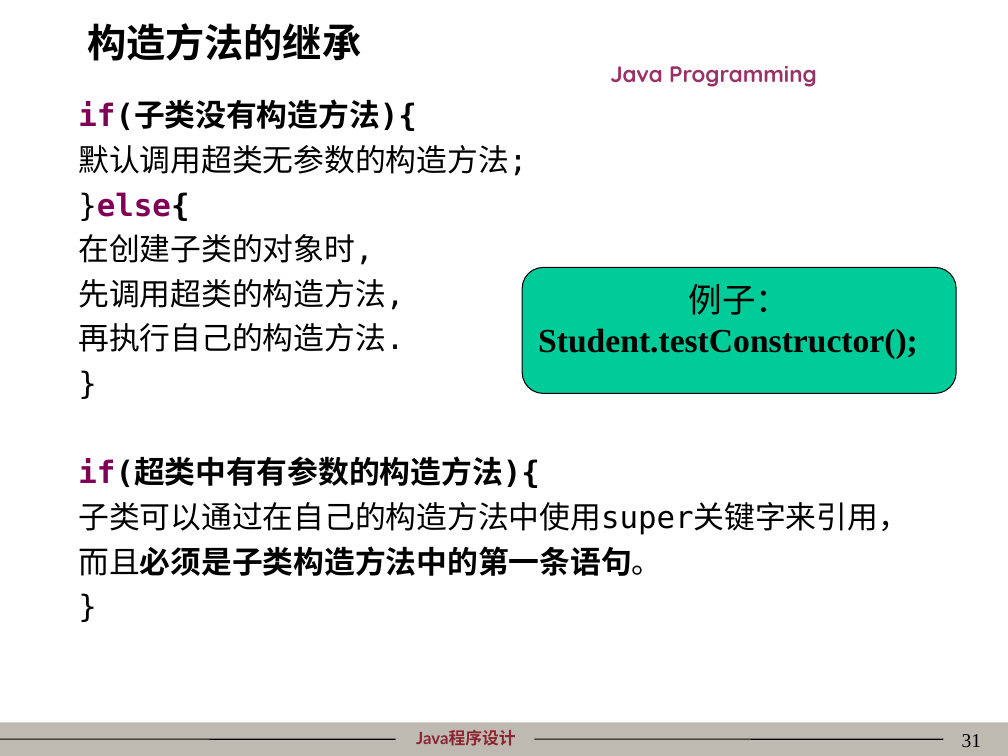
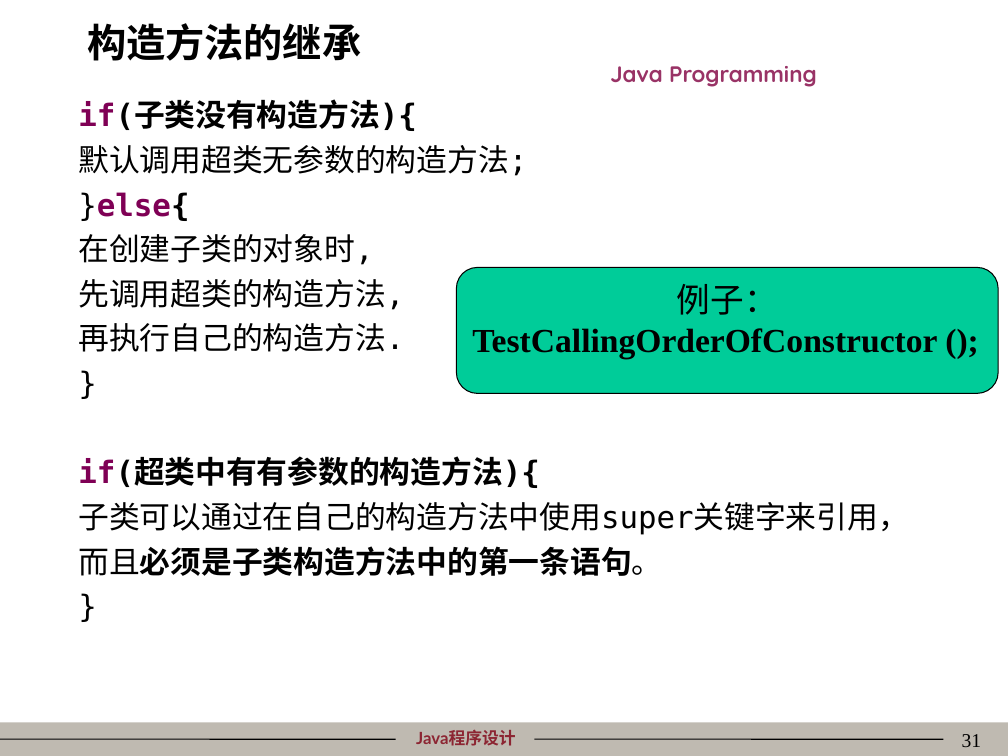
Before and after one commit to mordeky/Java, a slide deck: slide 31 of PPT/04类的封装性、继承性、多态性与接口.ppt. Drawn at 1008x756 pixels with LibreOffice and Linux fonts; fonts in the diff are those of the drawing; background and template pictures are left out. Boxes give left, top, right and bottom in pixels: in the first picture for what was removed or moved away, otherwise in the second. Text is boxed around its words. In the diff, an @@ line names an element or a change of style, - is before the commit and + after.

```diff
--- a/PPT/04类的封装性、继承性、多态性与接口.ppt
+++ b/PPT/04类的封装性、继承性、多态性与接口.ppt
@@ rounded rectangle "例子：": place and size @@
-rounded rectangle "例子：" at (522,267,957,393)
+rounded rectangle "例子：" at (457,267,998,393)
@@ text in rounded rectangle at (472,328,937,359): text changed @@
-Student.testConstructor();
+TestCallingOrderOfConstructor ();
```
Also in this commit, not shown: 3 other slides changed, 55 other files.
